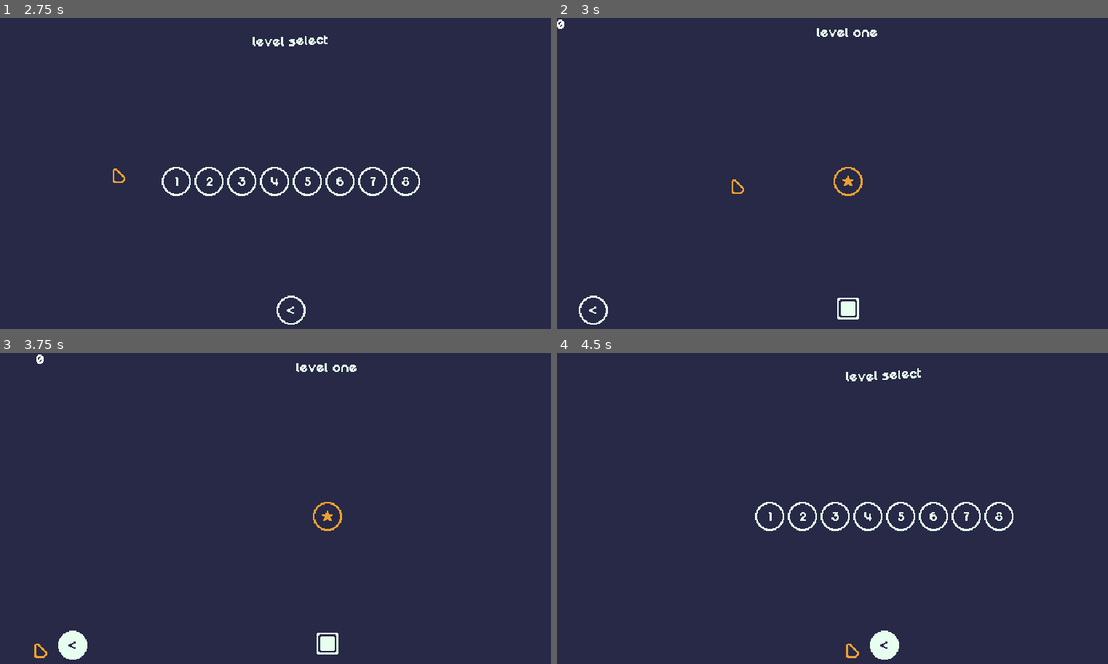
Above: before the commit, frames 1-4 (two rows, left to right).
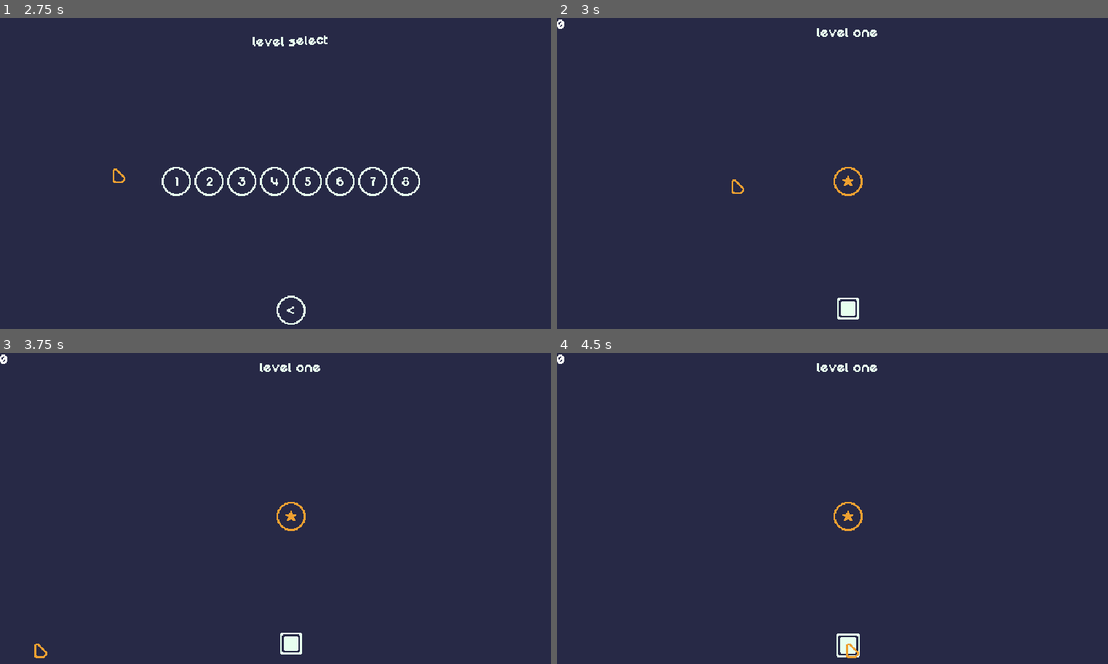
Above: after the commit, the same moments.

Repository: mrbartchak/brackeys-game-jam-2026.1
Game: Godot game, scene res://ui/screens/main_menu.tscn
Two runs of this game, one before a commit and one after it. Both use one fixed random seed, a clock stepped at 60 frames per second and the inputs below.
Inputs (mouse positions are in pixels of both pictures, inside the frame that each line leads up to):
- Up to frame 1 (2.75 s): click (115, 192) at 0.5 s; click (292, 285) at 1.25 s; click (115, 170) at 2 s
- Up to frame 2 (3 s): click "1" at 2.75 s
- Up to frame 3 (3.75 s): click (38, 645) at 3.52 s
- Up to frame 4 (4.5 s): click (849, 645) at 4.27 s

Frame 1 is identical in both runs. In frame 2, 0.1% of the frame differs, in the area x 3-10%, y 89-99%; in frame 3, 1.3%; in frame 4, 2.0%, in the area x 0-83%, y 0-99%.

Commit message:
reload on spacebar

Diff:
--- a/core/audio_manager.gd
+++ b/core/audio_manager.gd
@@ -2,13 +2,15 @@
 
 var sfx_player: AudioStreamPlayer
 
-var sfx_block_rotate: AudioStream = preload("res://core/audio/pen_click.wav")
+var sfx_pen_click: AudioStream = preload("res://core/audio/pen_click.wav")
 var sfx_deep_pop: AudioStream = preload("res://core/audio/deep_pop.wav")
 var sfx_win: AudioStream = preload("res://core/audio/win_sound.wav")
 
 func _ready() -> void:
 	sfx_player = AudioStreamPlayer.new()
 	add_child(sfx_player)
+	get_tree().node_added.connect(_on_node_added)
+	_connect_existing_buttons(get_tree().root)
 
 func play_sfx(audio: AudioStream, pitch_range: float = 0.0, volume: float = 0.0) -> void:
 	sfx_player.pitch_scale = 1.0 if pitch_scale == 0.0 else randf_range(1.0 - pitch_range, 1.0 + pitch_range)
@@ -16,11 +18,26 @@
 	sfx_player.volume_db = volume
 	sfx_player.play()
 
-func play_block_rotate(pitch_range: float = 0.0, volume: float = -10.0) -> void:
-	play_sfx(sfx_block_rotate, pitch_range, volume)
+func play_button_click() -> void:
+	play_sfx(sfx_pen_click, 0.2, -15.0)
+
+func play_block_rotate(pitch_range: float = 0.0, volume: float = -15.0) -> void:
+	play_sfx(sfx_pen_click, pitch_range, volume)
 
 func play_zone_scored(pitch_range: float = 0.0, volume: float = 0.0) -> void:
 	play_sfx(sfx_deep_pop, pitch_range, volume)
 
 func play_win(pitch_range: float = 0.0, volume: float = 0.0) -> void:
 	play_sfx(sfx_win, pitch_range, volume)
+
+
+
+func _on_node_added(node: Node) -> void:
+	if node is BaseButton:
+		node.pressed.connect(play_button_click)
+
+func _connect_existing_buttons(node: Node) -> void:
+	if node is BaseButton:
+		node.pressed.connect(play_button_click)
+	for child in node.get_children():
+		_connect_existing_buttons(child)
--- a/levels/level.tscn
+++ b/levels/level.tscn
@@ -1,10 +1,9 @@
-[gd_scene load_steps=8 format=3 uid="uid://d3o1mlwx0i77u"]
+[gd_scene load_steps=7 format=3 uid="uid://d3o1mlwx0i77u"]
 
 [ext_resource type="Script" uid="uid://bb4ci5k6gpr5t" path="res://levels/level_manager.gd" id="1_cwqvt"]
 [ext_resource type="Resource" uid="uid://02306kfc18bo" path="res://levels/level_data/level_08.tres" id="2_5mrsh"]
 [ext_resource type="Texture2D" uid="uid://bmrsfka7pn13d" path="res://ui/assets/background.png" id="3_safpt"]
 [ext_resource type="PackedScene" uid="uid://csb4fm2hdbikq" path="res://ui/components/win_screen.tscn" id="4_5mrsh"]
-[ext_resource type="PackedScene" uid="uid://fh6ephdx8b5i" path="res://ui/components/back_button.tscn" id="5_safpt"]
 [ext_resource type="PackedScene" uid="uid://dkbk5db2kx2lt" path="res://ui/screens/pause_menu.tscn" id="6_gjl0y"]
 
 [sub_resource type="LabelSettings" id="LabelSettings_ce4gc"]
@@ -44,6 +43,12 @@
 text = "level one"
 label_settings = SubResource("LabelSettings_ce4gc")
 
+[node name="ScoreLabel" type="Label" parent="LevelUI"]
+unique_name_in_owner = true
+layout_mode = 0
+offset_right = 40.0
+offset_bottom = 23.0
+
 [node name="WinScreen" parent="LevelUI" instance=ExtResource("4_5mrsh")]
 unique_name_in_owner = true
 visible = false
@@ -54,23 +59,5 @@
 anchor_right = 0.5
 anchor_bottom = 0.5
 
-[node name="ScoreLabel" type="Label" parent="LevelUI"]
-unique_name_in_owner = true
-layout_mode = 0
-offset_right = 40.0
-offset_bottom = 23.0
-
-[node name="BackButton" parent="LevelUI" instance=ExtResource("5_safpt")]
-layout_mode = 1
-anchors_preset = 2
-anchor_top = 1.0
-anchor_bottom = 1.0
-offset_left = 24.0
-offset_top = -54.0
-offset_right = 56.0
-offset_bottom = -22.0
-grow_vertical = 0
-back_scene_name = "level_select"
-
 [node name="PauseMenu" parent="LevelUI" instance=ExtResource("6_gjl0y")]
 layout_mode = 1
--- a/levels/level_data/level_04.tres
+++ b/levels/level_data/level_04.tres
@@ -16,4 +16,5 @@
 display_name = "level four"
 target_zone_positions = Array[Vector2]([Vector2(320, 145), Vector2(320, 215)])
 blocks = Array[ExtResource("1_g6ann")]([SubResource("Resource_n4wo2")])
+target_score = 2
 metadata/_custom_type_script = "uid://cjyn0y48epuwx"
--- a/levels/level_data/level_05.tres
+++ b/levels/level_data/level_05.tres
@@ -23,4 +23,5 @@
 display_name = "level five"
 target_zone_positions = Array[Vector2]([Vector2(320, 145), Vector2(320, 215)])
 blocks = Array[ExtResource("1_c0ap4")]([SubResource("Resource_0j7bc"), SubResource("Resource_0wr1i")])
+target_score = 2
 metadata/_custom_type_script = "uid://cjyn0y48epuwx"
--- a/levels/level_data/level_06.tres
+++ b/levels/level_data/level_06.tres
@@ -23,4 +23,5 @@
 display_name = "level six"
 target_zone_positions = Array[Vector2]([Vector2(320, 180), Vector2(370, 160), Vector2(280, 130)])
 blocks = Array[ExtResource("1_hvj2w")]([SubResource("Resource_0j7bc"), SubResource("Resource_0wr1i")])
+target_score = 3
 metadata/_custom_type_script = "uid://cjyn0y48epuwx"
--- a/levels/level_data/level_07.tres
+++ b/levels/level_data/level_07.tres
@@ -28,4 +28,5 @@
 display_name = "level seven"
 target_zone_positions = Array[Vector2]([Vector2(240, 200), Vector2(400, 100)])
 blocks = Array[ExtResource("1_lng5a")]([SubResource("Resource_0j7bc"), SubResource("Resource_0wr1i"), SubResource("Resource_lng5a")])
+target_score = 2
 metadata/_custom_type_script = "uid://cjyn0y48epuwx"
--- a/levels/level_data/level_08.tres
+++ b/levels/level_data/level_08.tres
@@ -34,4 +34,5 @@
 display_name = "level eight"
 target_zone_positions = Array[Vector2]([Vector2(240, 200), Vector2(300, 100), Vector2(120, 120)])
 blocks = Array[ExtResource("1_h70xq")]([SubResource("Resource_0j7bc"), SubResource("Resource_0wr1i"), SubResource("Resource_lng5a"), SubResource("Resource_h70xq")])
+target_score = 3
 metadata/_custom_type_script = "uid://cjyn0y48epuwx"
--- a/levels/level_manager.gd
+++ b/levels/level_manager.gd
@@ -25,6 +25,10 @@
 		_build_level()
 	GameManager.unlock_input()
 	_update_ui()
+
+func _input(event: InputEvent) -> void:
+	if event.is_action_pressed("ui_select"):
+		get_tree().reload_current_scene()
 
 # =======================
 # ==== Level Build ======
--- a/ui/screens/pause_menu.tscn
+++ b/ui/screens/pause_menu.tscn
@@ -15,7 +15,7 @@
 script = ExtResource("1_cu5t8")
 
 [node name="Overlay" type="TextureRect" parent="."]
-modulate = Color(1, 1, 1, 0.5882353)
+modulate = Color(1, 1, 1, 0.88235295)
 layout_mode = 1
 anchors_preset = 8
 anchor_left = 0.5
